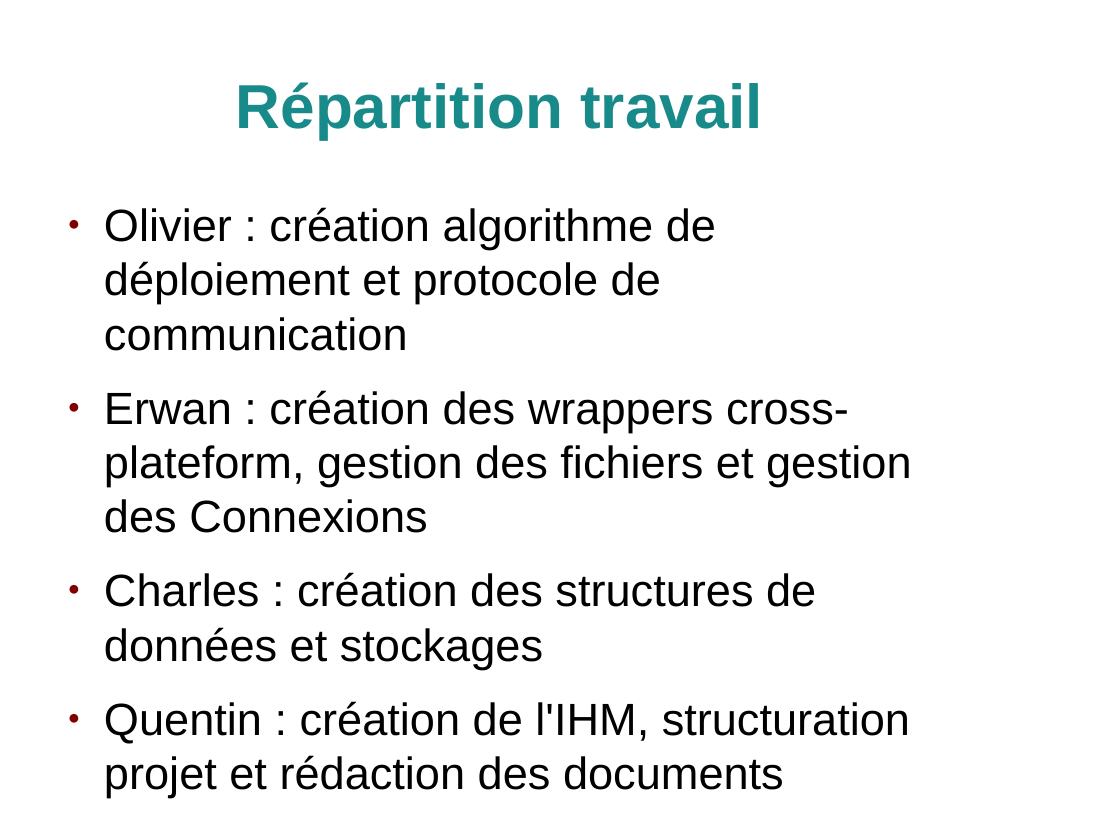
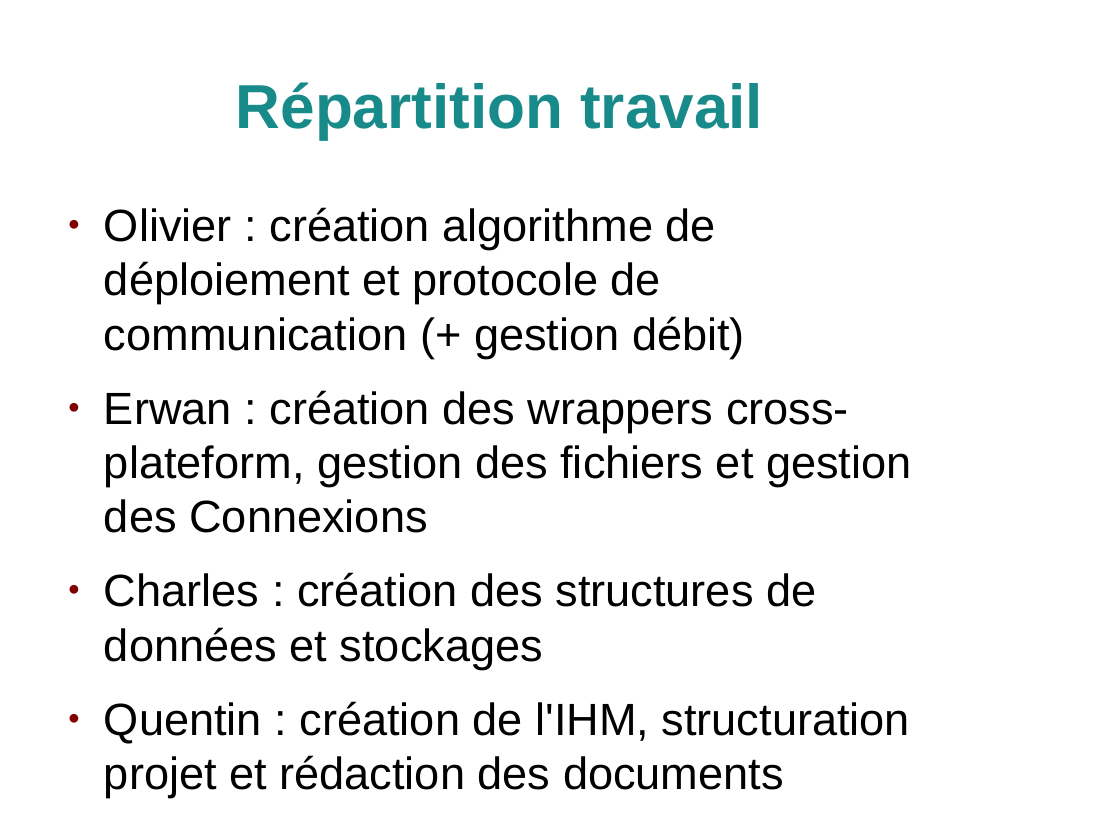
Before and after one commit to 64q/PolyPeer, a slide deck: slide 3 of doc/presentation/polypeer.odp. Drawn at 1120x840 pixels with LibreOffice and Linux fonts; fonts in the diff are those of the drawing; background and template pictures are left out. Boxes give left, top, right and bottom in pixels: in the first picture for what was removed or moved away, otherwise in the second. Text is boxed around its words. In the diff, an @@ line names an element or a change of style, - is before the commit and + after.

```diff
--- a/doc/presentation/polypeer.odp
+++ b/doc/presentation/polypeer.odp
@@ text at box(104, 207, 745, 358): text changed @@
-● Olivier : création algorithme de déploiement et protocole de communication
+● Olivier : création algorithme de déploiement et protocole de communication (+ gestion débit)
```
Also in this commit, not shown: 1 other slide changed, 2 slides added, 1 slide removed, 1 other file.
